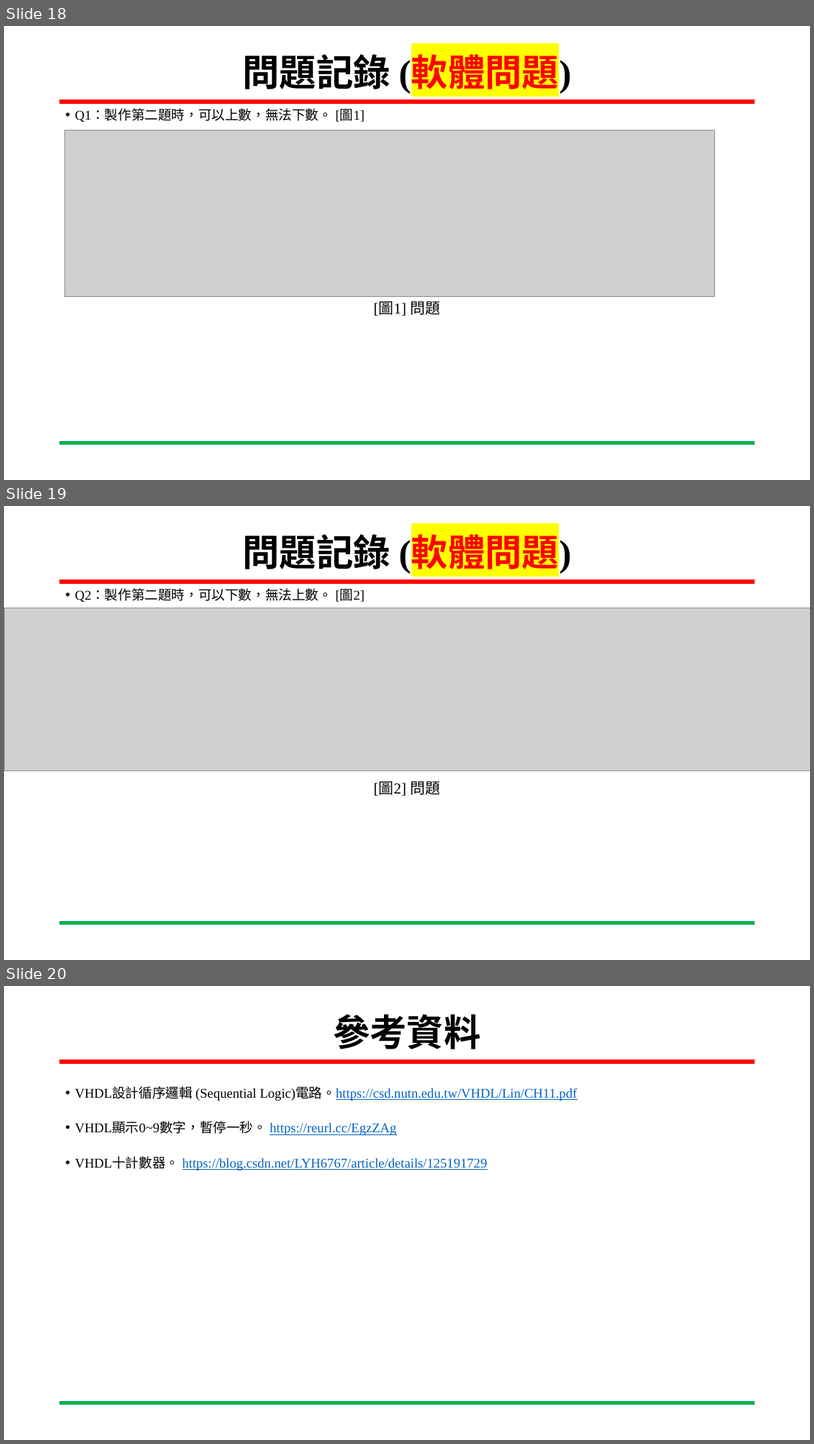
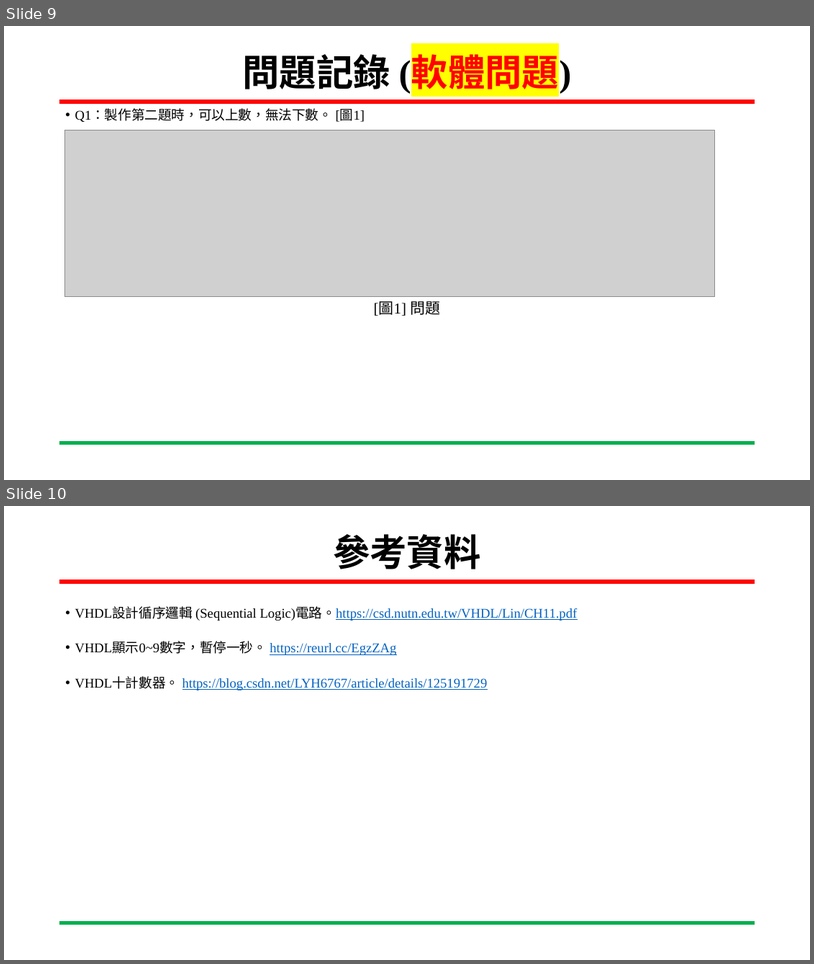
Before and after one commit to wsy0331/SOC_Lab_Exercises, a slide deck: 專案進度報告_吳紹郁_20241121.pptx. Shown one above the other, each under a label of ours: slides 18, 19 and 20 before the commit, slides 9 and 10 after it. The pictures are 814x1444 and 814x964 pixels, drawn with LibreOffice and Linux fonts; fonts in the diff are those of the drawing; grey boxes stand for pictures; background and template pictures are left out. Boxes give left, top, right and bottom in pixels: in the first picture for what was removed or moved away, otherwise in the second. Text is boxed around its words. In the diff, an @@ line names an element or a change of style, - is before the commit and + after.

```diff
--- a/專案進度報告_吳紹郁_20241121.pptx
+++ b/專案進度報告_吳紹郁_20241121.pptx
@@ slide 19 removed at [4, 506, 810, 960], background #FFFFFF; not listed: 2 template elements that a slide beside it also shows @@
@@ title removed at [243, 534, 572, 574] @@
-問題記錄 (軟體問題)
@@ text removed at [75, 590, 365, 602] @@
-• Q2：製作第二題時，可以下數，無法上數。 [圖2]
@@ picture removed at [4, 608, 810, 771] @@
@@ text removed at [374, 781, 440, 795] @@
-[圖2] 問題
@@ what was slide 18 is now slide 9 @@
@@ what was slide 20 is now slide 10 @@
```
Also in this commit, not shown: 5 slides changed, 9 other slides removed, 1 other file.
